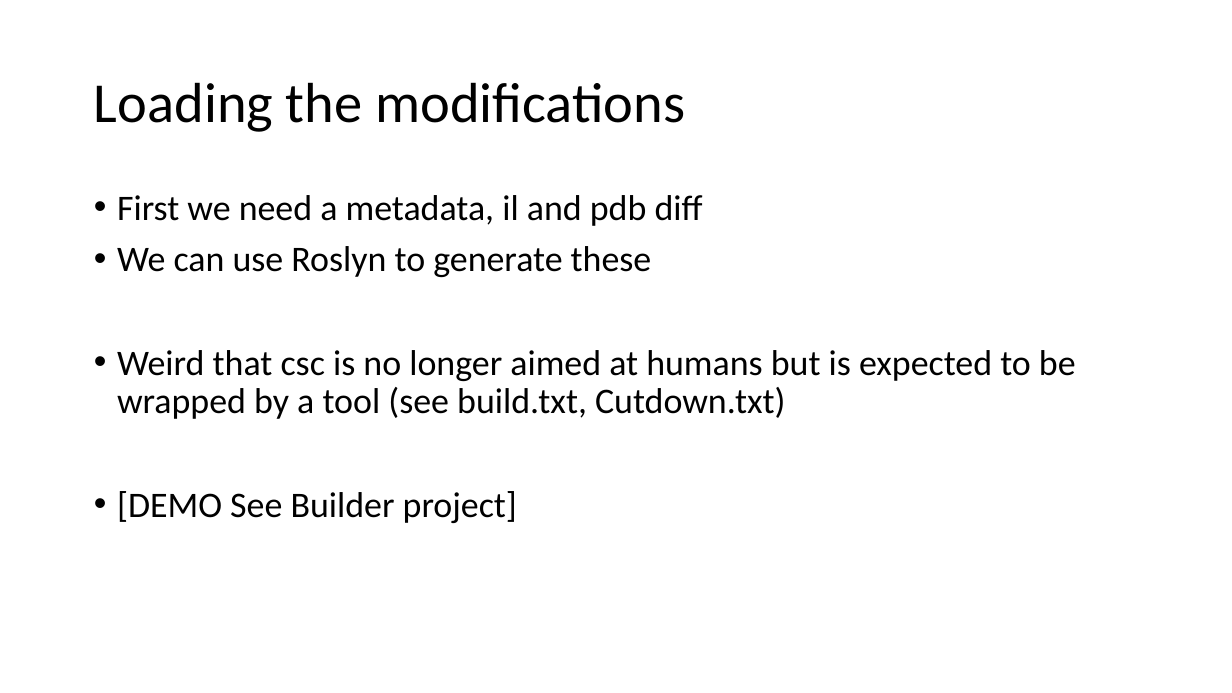
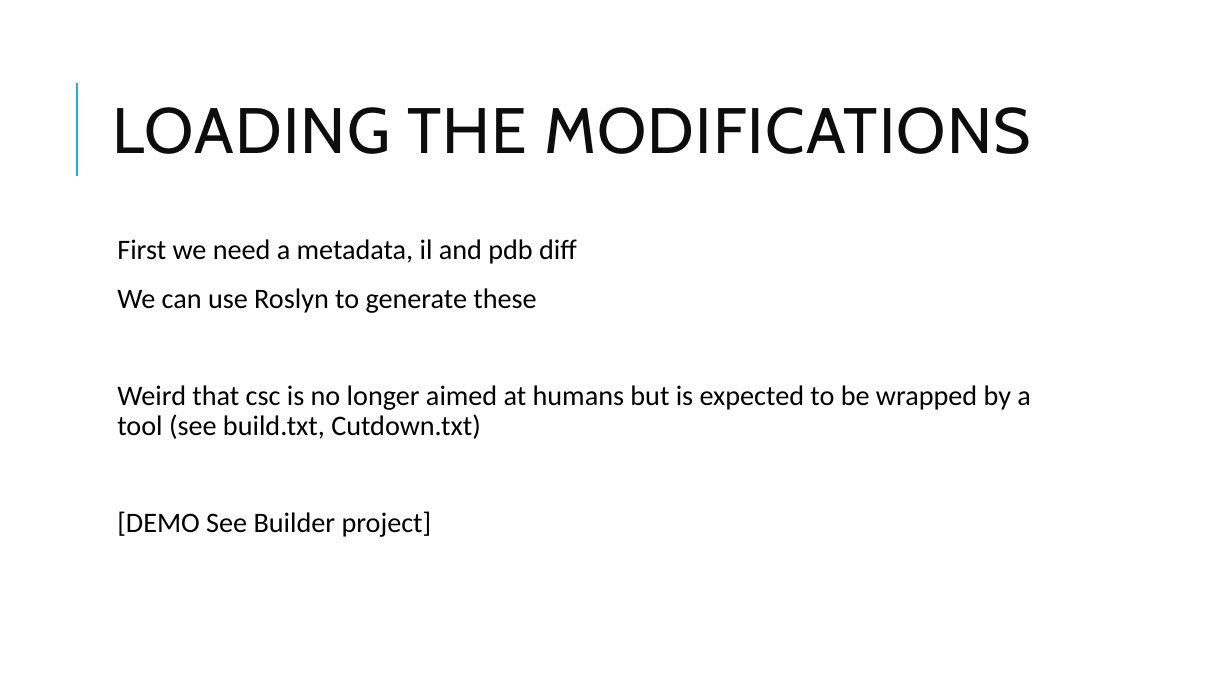
Before and after one commit to clivetong/Talks, a slide deck: slide 11 of EnCForTheWin/HotReloadAndEditAndContinue.pptx. Drawn at 1232x693 pixels with LibreOffice and Linux fonts; fonts in the diff are those of the drawing. Boxes give left, top, right and bottom in pixels: in the first picture for what was removed or moved away, otherwise in the second. Text is boxed around its words. In the diff, an @@ line names an element or a change of style, - is before the commit and + after.

Commit message:
Add design

```diff
--- a/EnCForTheWin/HotReloadAndEditAndContinue.pptx
+++ b/EnCForTheWin/HotReloadAndEditAndContinue.pptx
@@ line added from (77, 176) to (77, 83), #1CADE4 1.5 pt @@
@@ title at box(113, 107, 1031, 154): text changed; size 44 to 50 pt; font Calibri to Cabin; text colour #000000 to #0D0D0D @@
-Loading the modifications
+LOADING THE MODIFICATIONS
@@ text "First we need a metadata, ...": place and size @@
-text "First we need a metadata, ..." at box(117, 195, 1076, 523)
+text "First we need a metadata, ..." at box(117, 239, 1031, 537)
@@ text "First we need a metadata, ..." at box(117, 239, 1031, 537): size 28 to 22 pt; bullet • to  ; more space between paragraphs @@
```
Also in this commit, not shown: 13 other slides changed.
